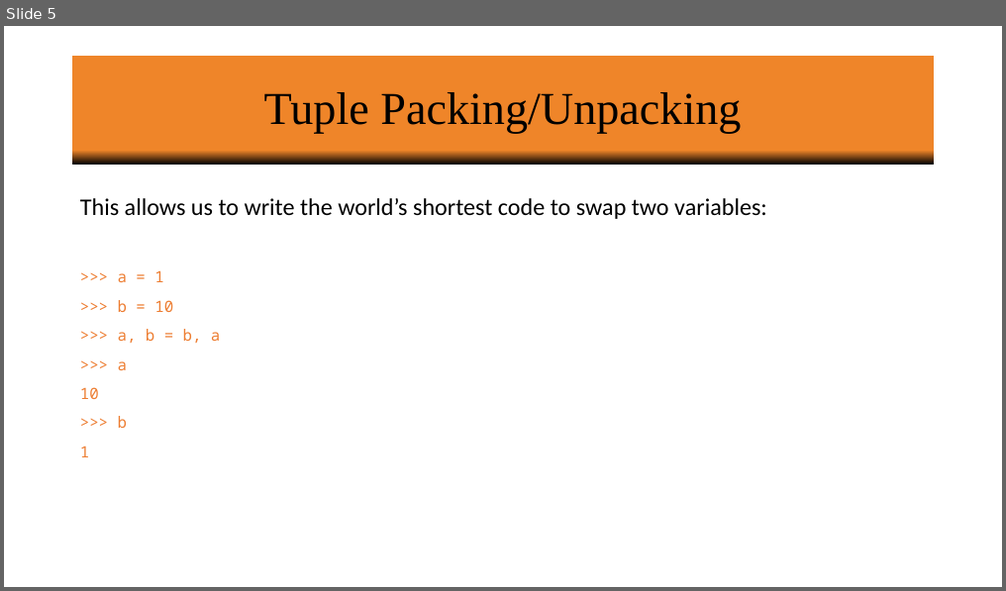
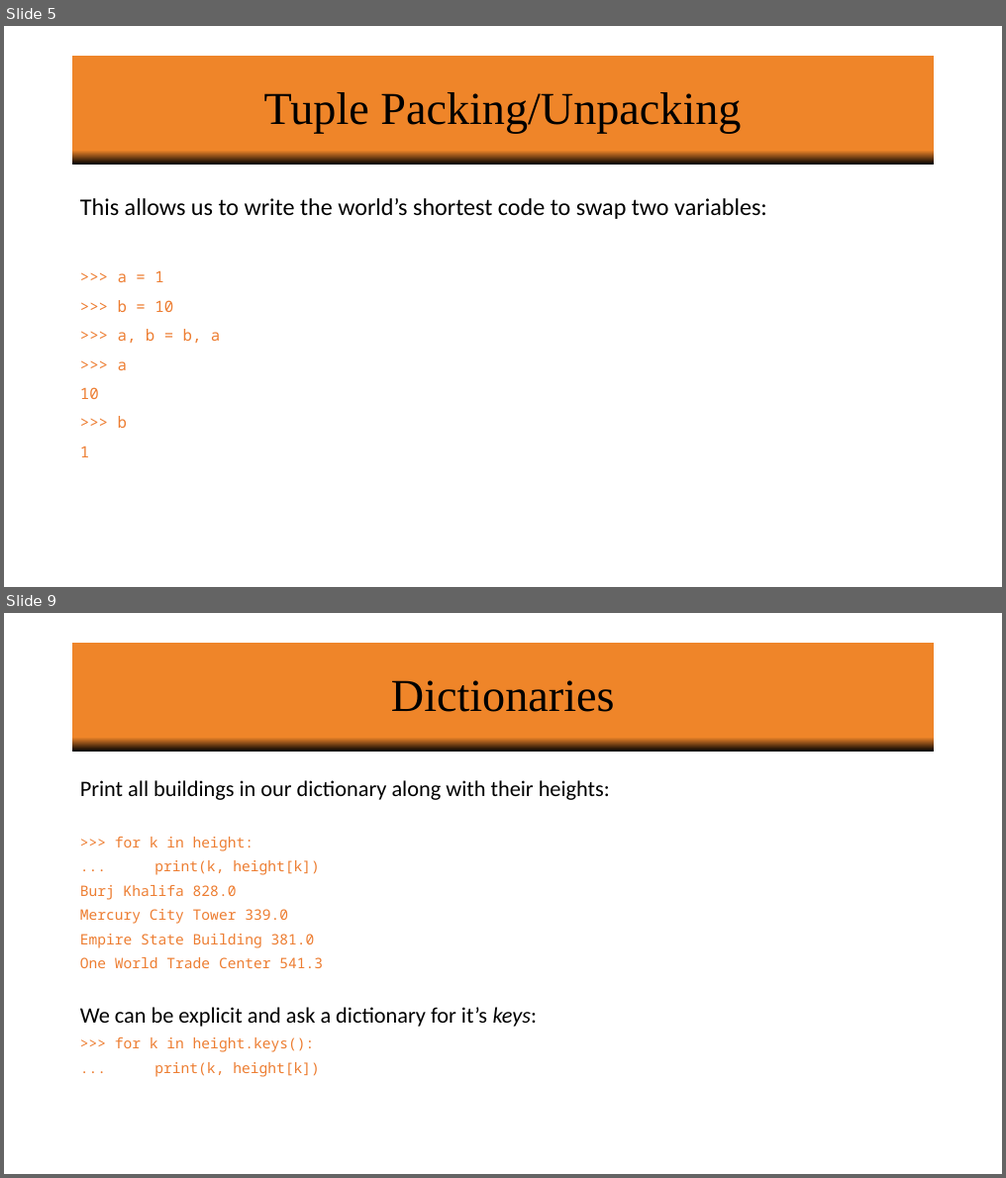
Before and after one commit to vineetbansal/Python-Bootcamp, a slide deck: slides/05 Tuples-Dictionaries.pptx. Shown one above the other, each under a label of ours: slide 5 before the commit, slides 5 and 9 after it; the slides between them are not shown. The pictures are 1006x591 and 1006x1178 pixels, drawn with LibreOffice and Linux fonts; fonts in the diff are those of the drawing; background and template pictures are left out. Boxes give left, top, right and bottom in pixels: in the first picture for what was removed or moved away, otherwise in the second. Text is boxed around its words. In the diff, an @@ line names an element or a change of style, - is before the commit and + after.

Commit message:
Completed Dictionary slides, added Linear Regression Notebook

```diff
--- a/slides/05 Tuples-Dictionaries.pptx
+++ b/slides/05 Tuples-Dictionaries.pptx
@@ slide 9 added at box(4, 613, 1002, 1174), background #FFFFFF @@
@@ title added at box(73, 643, 934, 752), fill gradient #000000 to #EF8529, 44 pt, text #000000 @@
+Dictionaries
@@ text added at box(80, 780, 610, 1077), 13.9 pt, text #ED7D31 @@
+Print all buildings in our dictionary along with their heights:
+>>> for k in height:
+... print(k, height[k])
+Burj Khalifa 828.0
+Mercury City Tower 339.0
+Empire State Building 381.0
+One World Trade Center 541.3
+We can be explicit and ask a dictionary for it’s keys:
+>>> for k in height.keys():
+... print(k, height[k])
```
Also in this commit, not shown: 6 other slides added, 1 slide removed, 7 other files.
